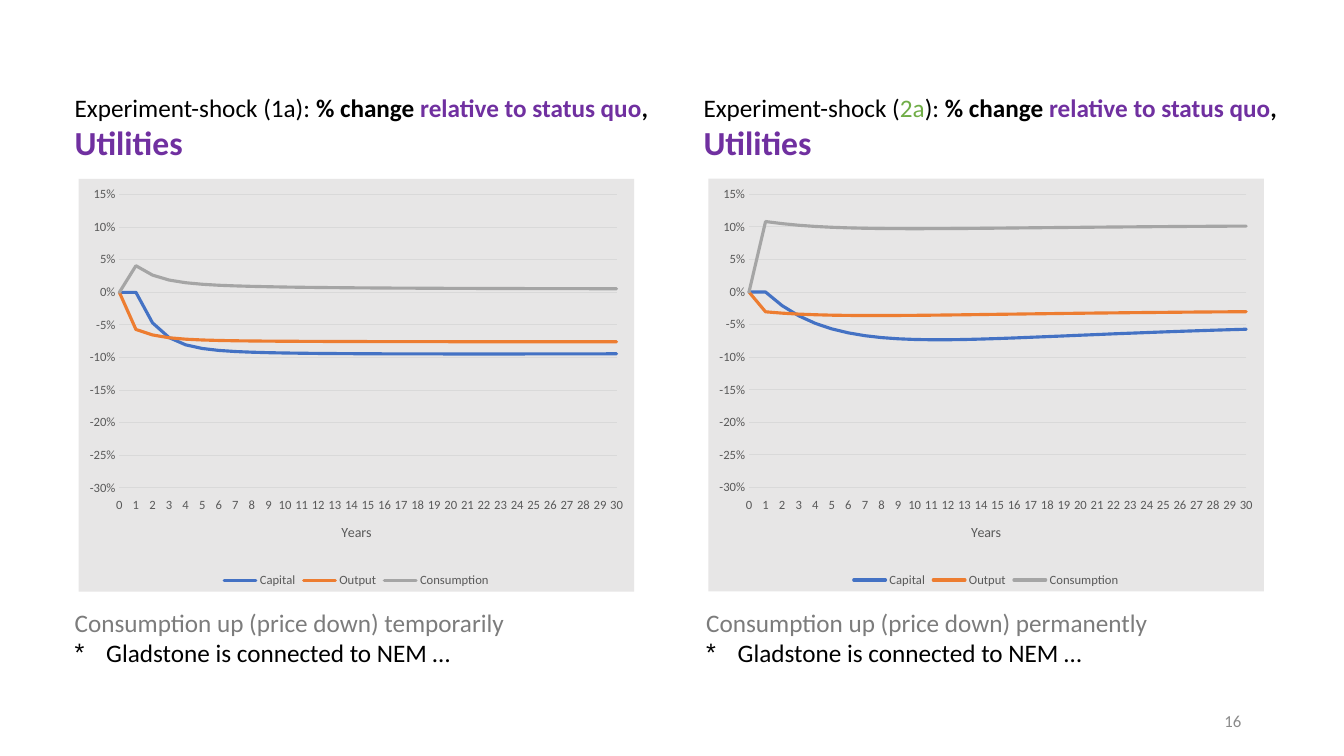
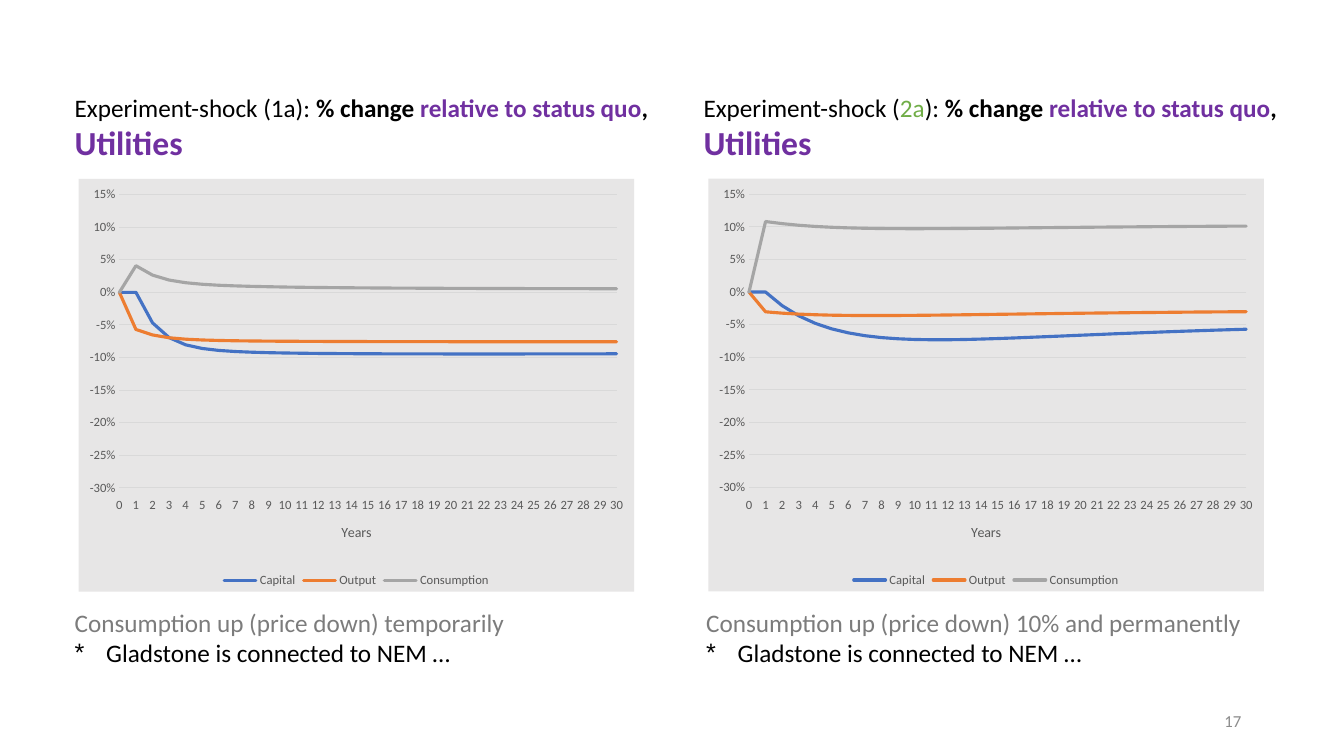
Before and after one commit to patrickocal/gladstone, a slide deck: slide 17 of powerpoint/glad-slides.pptx (slide 16 before the commit). Drawn at 1344x756 pixels with LibreOffice and Linux fonts; fonts in the diff are those of the drawing. Boxes give left, top, right and bottom in pixels: in the first picture for what was removed or moved away, otherwise in the second. Text is boxed around its words. In the diff, an @@ line names an element or a change of style, - is before the commit and + after.

```diff
--- a/powerpoint/glad-slides.pptx
+++ b/powerpoint/glad-slides.pptx
@@ text at (706,614,1240,636): text changed @@
-Consumption up (price down) permanently
+Consumption up (price down) 10% and permanently
@@ page number at (1224,716,1241,727): text changed @@
-16
+17
```
Also in this commit, not shown: 4 other slides changed, 1 slide added, 1 other file.
